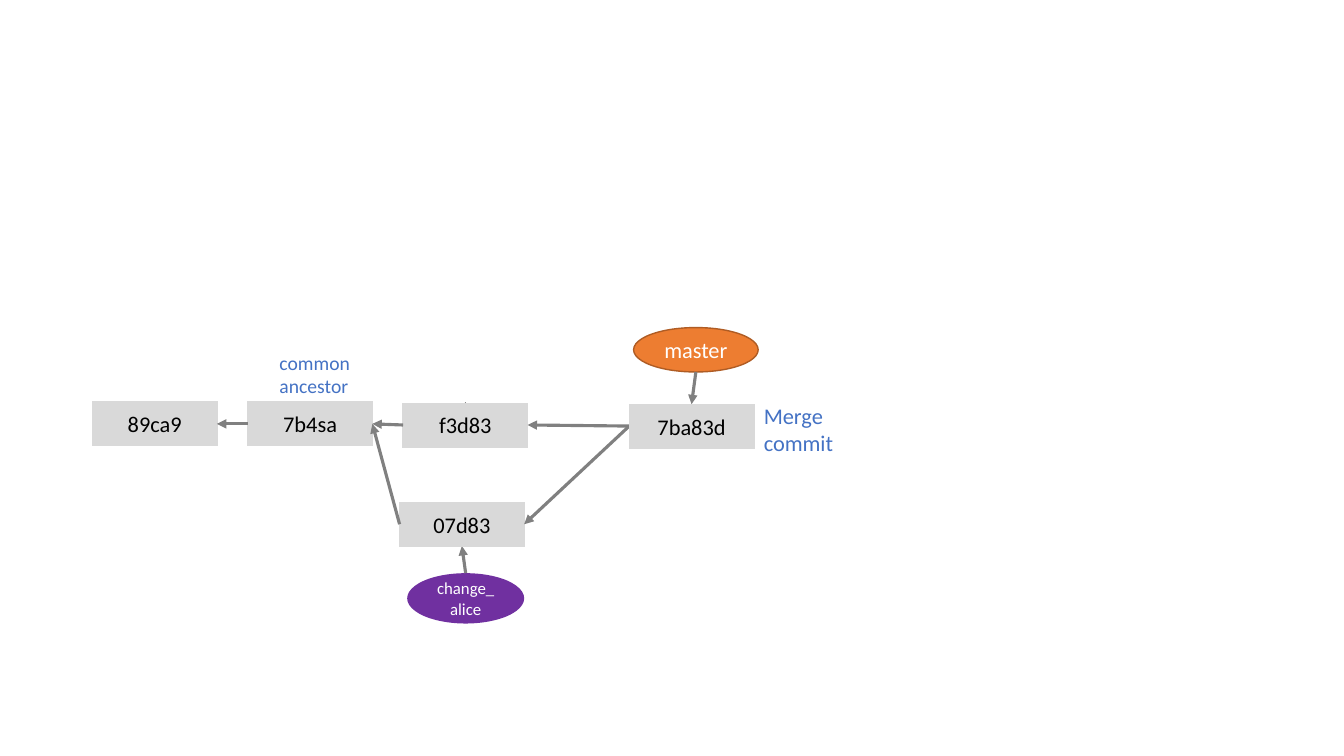
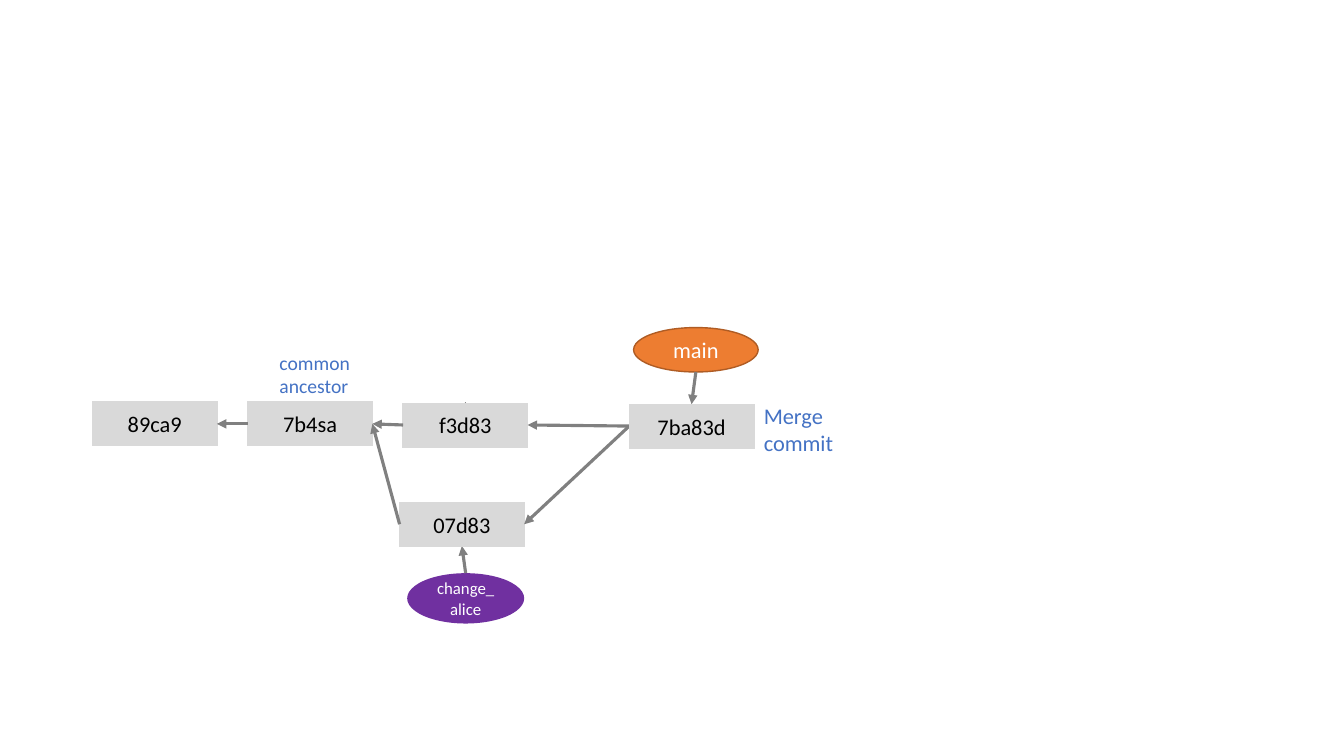
Before and after one commit to selinaZitrone/get-started-with-git, a slide deck: slide 23 of slides/img/images.pptx (slide 21 before the commit). Drawn at 1344x756 pixels with LibreOffice and Linux fonts; fonts in the diff are those of the drawing. Boxes give left, top, right and bottom in pixels: in the first picture for what was removed or moved away, otherwise in the second. Text is boxed around its words. In the diff, an @@ line names an element or a change of style, - is before the commit and + after.

```diff
--- a/slides/img/images.pptx
+++ b/slides/img/images.pptx
@@ text in ellipse at (x1=673, y1=342, x2=718, y2=358): text changed @@
-master
+main
```
Also in this commit, not shown: 7 other slides changed, 4 slides added, 18 other files.
